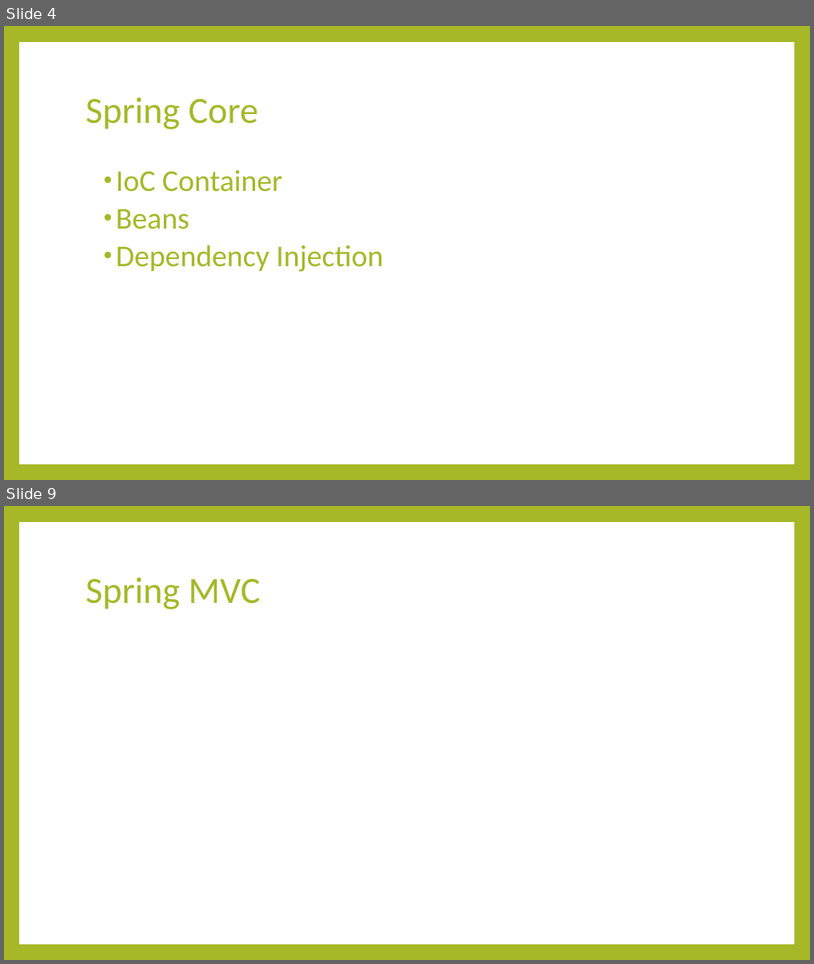
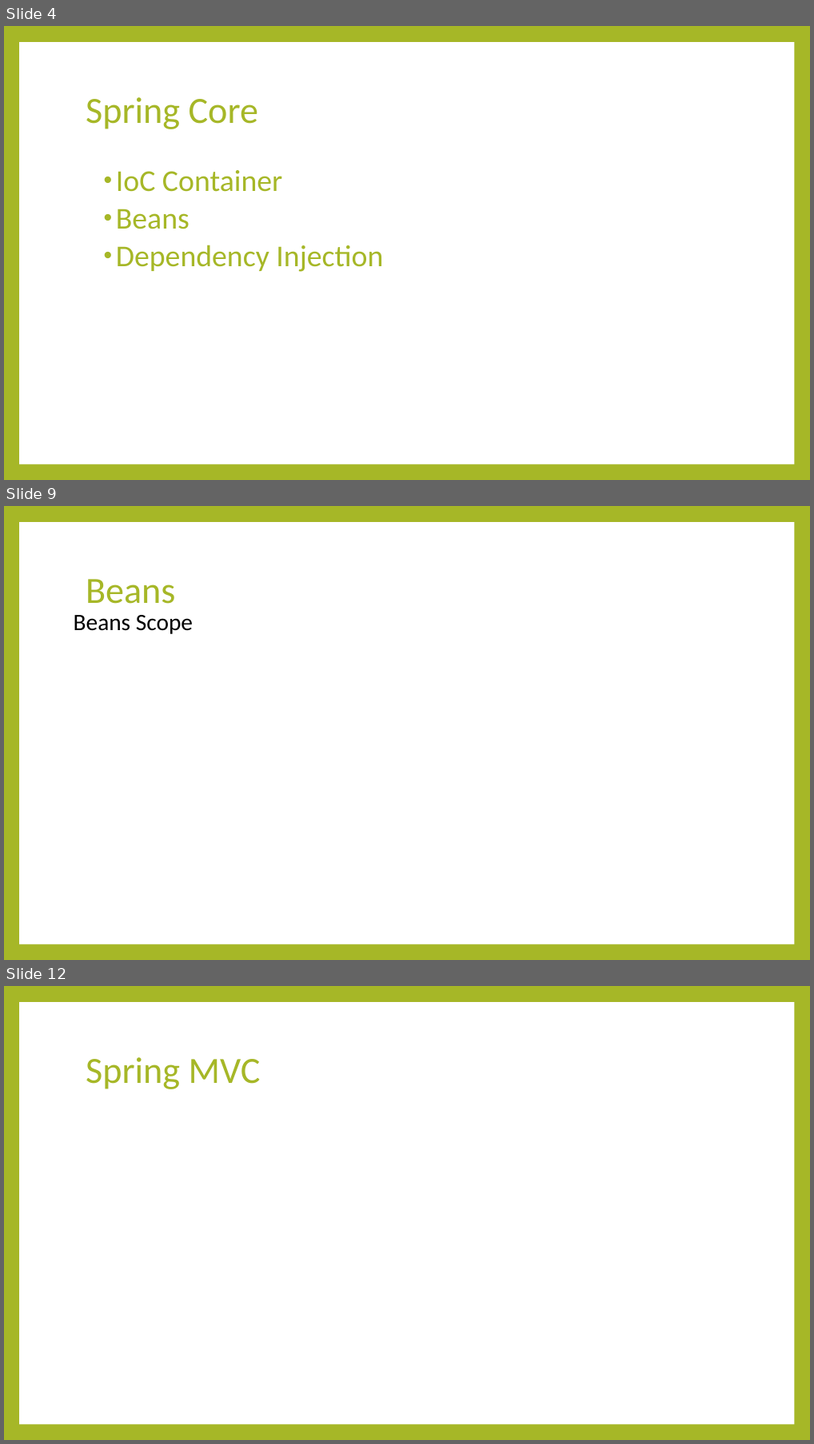
Before and after one commit to thaolt007/spring-doc, a slide deck: Spring.pptx. Shown one above the other, each under a label of ours: slides 4 and 9 before the commit, slides 4, 9 and 12 after it; the slides between them are not shown. The pictures are 814x964 and 814x1444 pixels, drawn with LibreOffice and Linux fonts; fonts in the diff are those of the drawing. Boxes give left, top, right and bottom in pixels: in the first picture for what was removed or moved away, otherwise in the second. Text is boxed around its words. In the diff, an @@ line names an element or a change of style, - is before the commit and + after.

```diff
--- a/Spring.pptx
+++ b/Spring.pptx
@@ slide 9 added at (x1=4, y1=506, x2=810, y2=960), background #A6B727; not listed: 1 template element that a slide beside it also shows @@
@@ title added at (x1=86, y1=579, x2=175, y2=604), 44 pt, text #A6B727 @@
+Beans
@@ text added at (x1=74, y1=615, x2=193, y2=634), 28 pt, text #000000 @@
+Beans Scope
@@ what was slide 9 is now slide 12 @@
```
Also in this commit, not shown: 5 slides changed, 2 other slides added.
